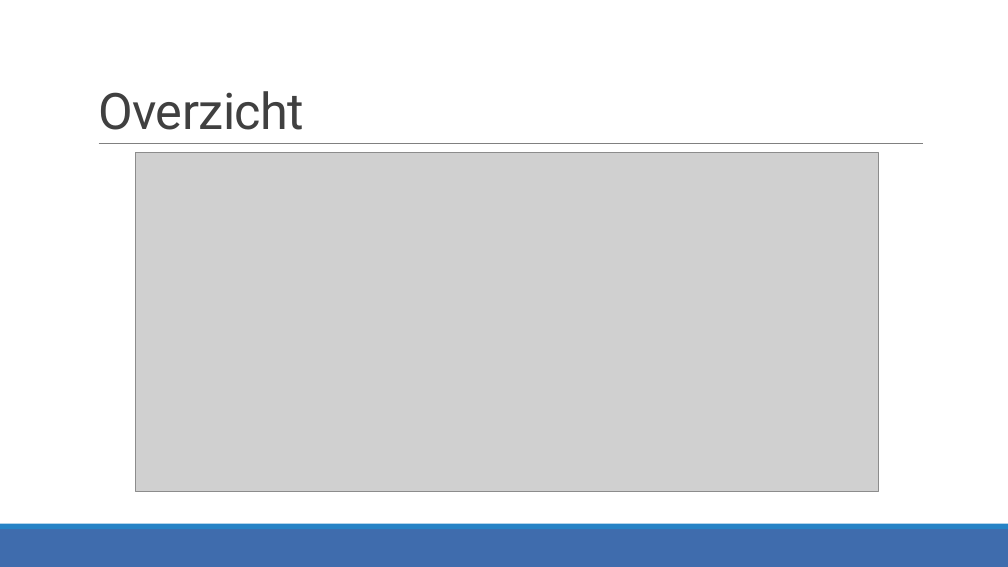
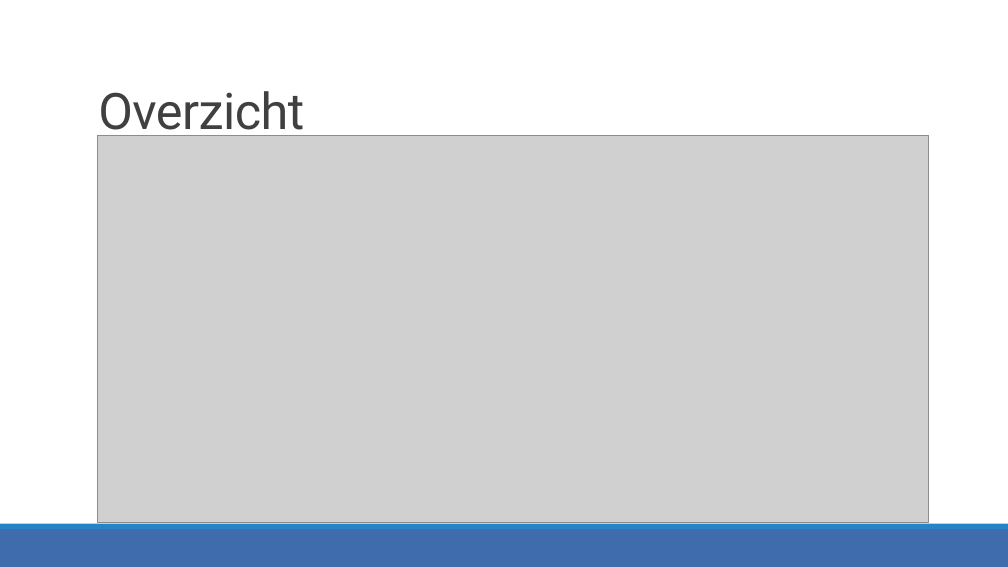
Before and after one commit to JensVL/projecten2, a slide deck: slide 3 of opdracht03/G36/Voorstelling G36.pptx. Drawn at 1008x567 pixels with LibreOffice and Linux fonts; fonts in the diff are those of the drawing; grey boxes stand for pictures. Boxes give left, top, right and bottom in pixels: in the first picture for what was removed or moved away, otherwise in the second. Text is boxed around its words. In the diff, an @@ line names an element or a change of style, - is before the commit and + after.

```diff
--- a/opdracht03/G36/Voorstelling G36.pptx
+++ b/opdracht03/G36/Voorstelling G36.pptx
@@ picture: place and size @@
-picture at <box>135,153,879,492</box>
+picture at <box>97,135,929,523</box>
@@ line removed from (99, 144) to (923, 144) @@
```
Also in this commit, not shown: 1 other file.
